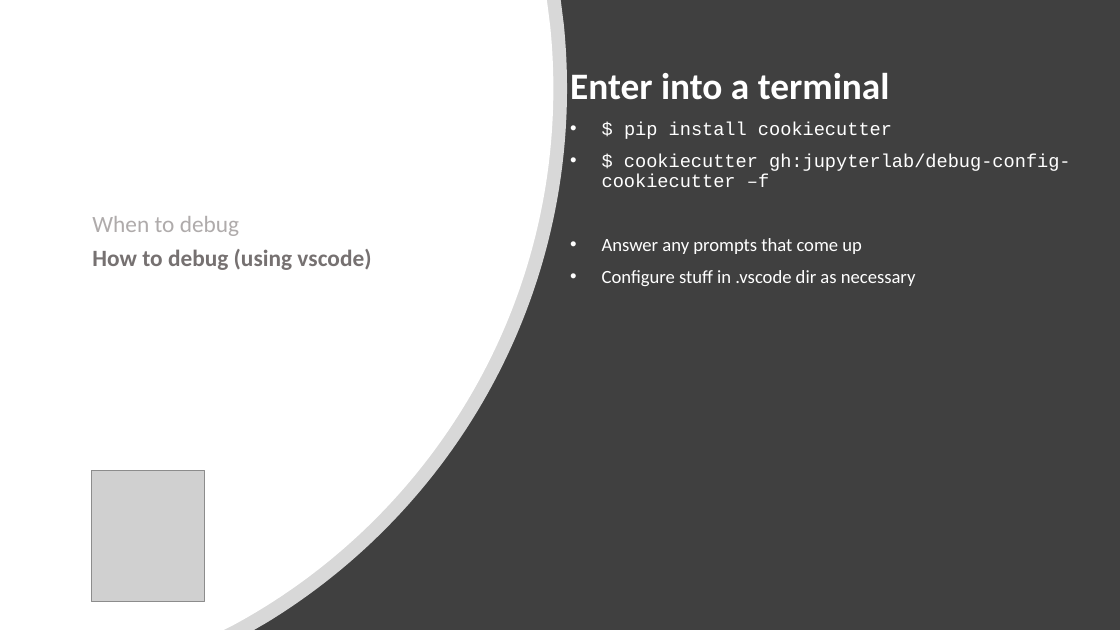
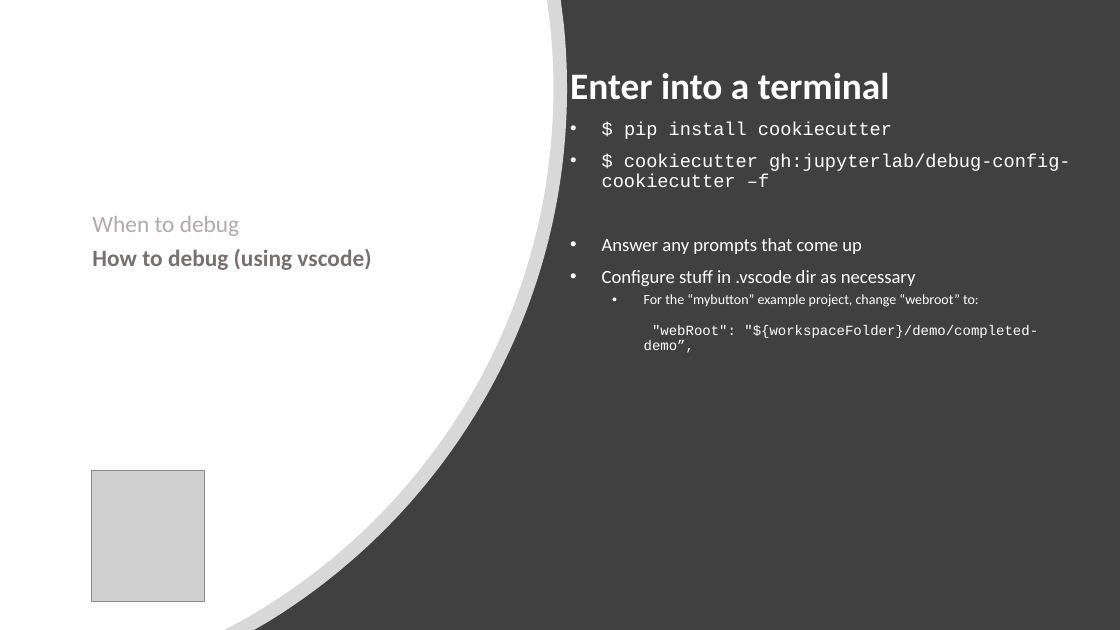
Before and after one commit to jupytercon/jupytercon2020-developingextensions, a slide deck: slide 4 of slides/3-jupytercon_2020_debug_tutorial.pptx. Drawn at 1120x630 pixels with LibreOffice and Linux fonts; fonts in the diff are those of the drawing; grey boxes stand for pictures. Boxes give left, top, right and bottom in pixels: in the first picture for what was removed or moved away, otherwise in the second. Text is boxed around its words. In the diff, an @@ line names an element or a change of style, - is before the commit and + after.

```diff
--- a/slides/3-jupytercon_2020_debug_tutorial.pptx
+++ b/slides/3-jupytercon_2020_debug_tutorial.pptx
@@ subtitle at [644,294,1038,353]: paragraph added @@
+  • For the “mybutton” example project, change “webroot” to:
+    "webRoot": "${workspaceFolder}/demo/completed-demo”,
```
Also in this commit, not shown: 1 other slide changed, 1 slide added, 1 other file.
